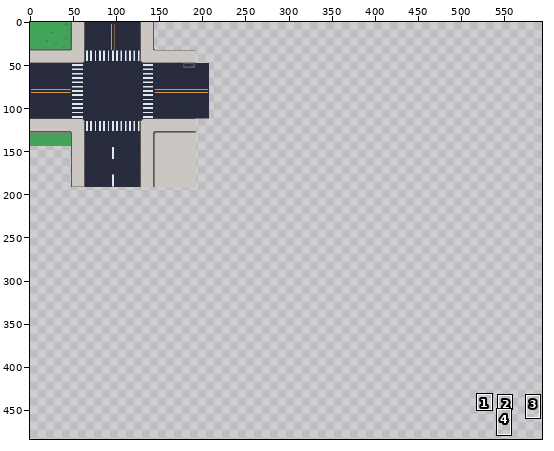
File history of a pixel-art file, aseprite_files/city_tiles.aseprite. The first picture is a wide view before the edit; the outline marks the close-up.
Close-up. As it was:
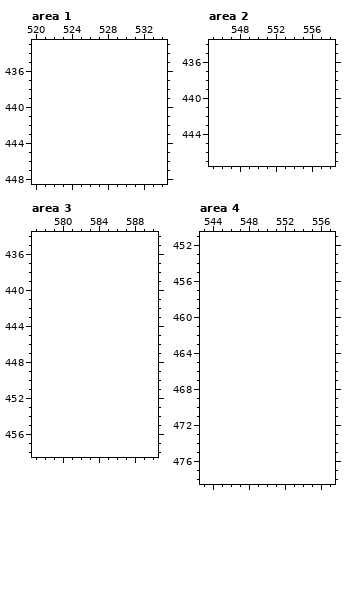
320x320 pixels, 1 frame. Colours within 5 levels of each other are drawn and written as one. Shown: area 1: x 520..534, y 433..448; area 2: x 545..558, y 434..447; area 3: x 577..590, y 434..458; area 4: x 543..557, y 451..478. The old version is drawn lined up with the new one, on the new canvas. The wide view leaves out empty margins. The commit also changed other parts of the picture, which this record leaves out.
The same view after the edit:
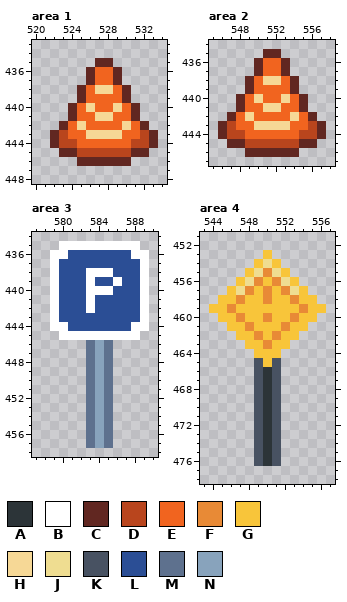
Palette (. is transparent): A #2c3438  B #ffffff  C #612721  D #b9451d  E #f1641f  F #e88a36  G #f8c53a  H #f6d896  J #efdd91  K #485262  L #2b4e95  M #5e718e  N #88a3bc
The exact change:
canvas 320x320 -> 640x544, the old top-left corner now at 0,-96 (the part of the old canvas that was cut away was empty and is not shown)
Area 1:
y 435: x 527..528 .. -> CC
y 436..437: x 526..529 .... -> CEEC
y 438: x 525..530 ...... -> CEHHEC
y 439: x 525..530 ...... -> CEEEEC
y 440: x 524..531 ........ -> CEHEEHEC
y 441: x 524..531 ........ -> CEEHHEEC
y 442: x 523..532 .......... -> CEHEEEEHEC
y 443: x 522..533 ............ -> CDEEHHHHEEDC
y 444: x 522..533 ............ -> CDDEEEEEEDDC
y 445: x 523..532 .......... -> CCDDDDDDCC
y 446: x 525..530 ...... -> CCCCCC
Area 2:
y 435: x 551..552 .. -> CC
y 436..437: x 550..553 .... -> CEEC
y 438: x 549..554 ...... -> CEHHEC
y 439: x 549..554 ...... -> CEEEEC
y 440: x 548..555 ........ -> CEHEEHEC
y 441: x 548..555 ........ -> CEEHHEEC
y 442: x 547..556 .......... -> CEHEEEEHEC
y 443: x 546..557 ............ -> CDEEHHHHEEDC
y 444: x 546..557 ............ -> CDDEEEEEEDDC
y 445: x 547..556 .......... -> CCDDDDDDCC
y 446: x 549..554 ...... -> CCCCCC
Area 3:
y 435: x 580..588 ......... -> BBBBBBBBB
y 436: x 579..589 ........... -> BBLLLLLLLBB
y 437: x 579..589 ........... -> BLLLLLLLLLB
y 438: x 579..589 ........... -> BLLLBBBLLLB
y 439: x 579..589 ........... -> BLLLBLLBLLB
y 440: x 579..589 ........... -> BLLLBBBLLLB
y 441..442: x 579..589 ........... -> BLLLBLLLLLB
y 443: x 579..589 ........... -> BLLLLLLLLLB
y 444: x 579..589 ........... -> BBLLLLLLLBB
y 445: x 580..588 ......... -> BBBBBBBBB
y 446..457: x 583..585 ... -> MNM
Area 4:
y 453: x 550 . -> G
y 454: x 549..551 ... -> GJG
y 455: x 548..552 ..... -> GJFJG
y 456: x 547..553 ....... -> GJFGFJG
y 457: x 546..554 ......... -> GJFGFGFJG
y 458: x 545..555 ........... -> GGFGGFGGFGG
y 459: x 544..556 ............. -> GGFGGGGGGGFGG
y 460: x 545..555 ........... -> GGFGGFGGFGG
y 461: x 546..554 ......... -> GGFGGGFGG
y 462: x 547..553 ....... -> GGFGFGG
y 463: x 548..552 ..... -> GGFGG
y 464: x 549..551 ... -> GGG
y 465: x 549..551 ... -> KGK
y 466..476: x 549..551 ... -> KAK
Boxes around the changes in both close-ups, in picture pixels (x1, y1, x2, y2):
added: (50, 58, 158, 166)
added: (218, 49, 326, 157)
added: (50, 241, 149, 448)
added: (209, 250, 326, 466)
